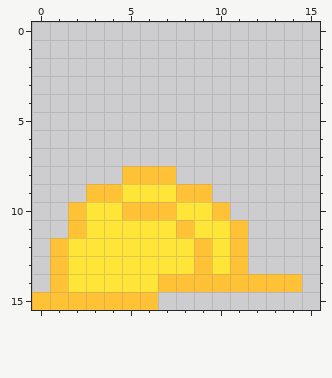
One commit to this pixel-art file: sprites/collectibles/hat.aseprite. Above: the version before the commit.
16x16 pixels, 1 frame.
New version:
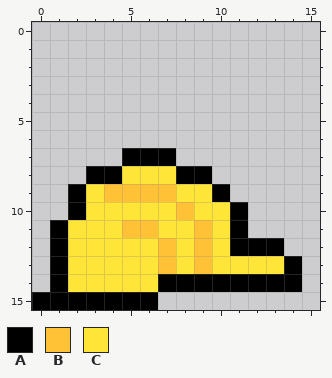
Palette (. is transparent): A #000000  B #ffc237  C #ffe537
Diff:
Changed rows in their new state; - is an unchanged pixel.
Layer "Layer 1":
first column x 0:
 7 -----AAA-------
 8 ---AACCCAA-----
 9 --AC-BBBCCA----
10 --A--CCCB-CA---
11 -AC--BB-CB-A---
12 -A-----B---AAA-
13 -A-----B---CCCA
14 -A-----AAAAAAAA
15 AAAAAAA--------
